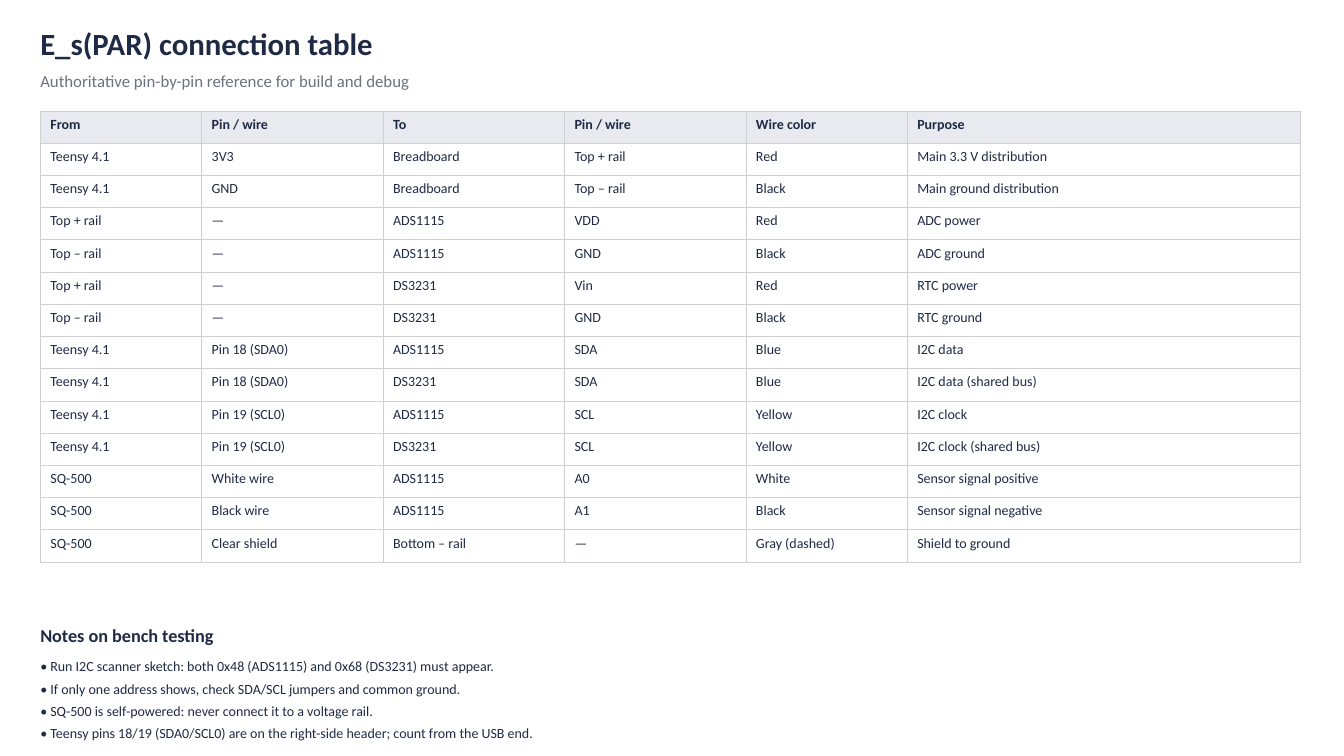
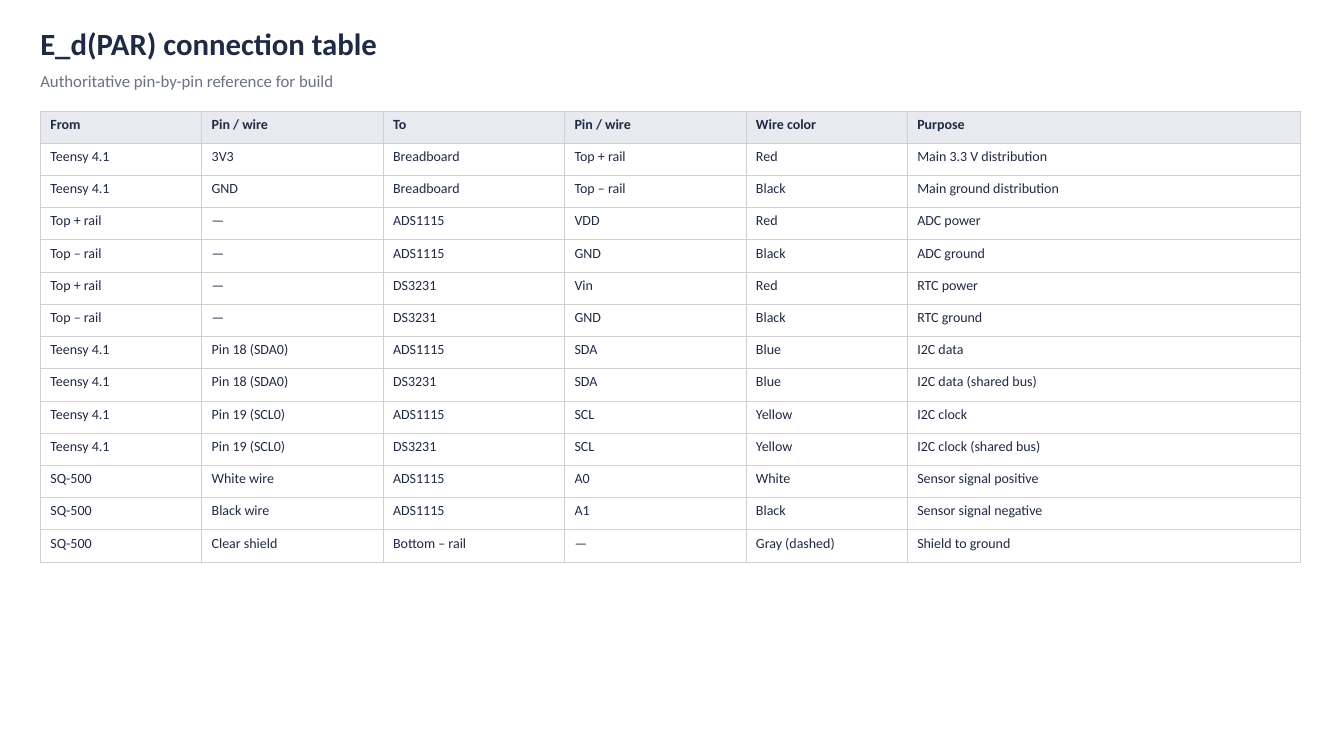
Before and after one commit to LoriAzniveBerberian/PARcast, a slide deck: slide 2 of prototyping/E_sPAR_schematic.pptx. Drawn at 1344x756 pixels with LibreOffice and Linux fonts; fonts in the diff are those of the drawing. Boxes give left, top, right and bottom in pixels: in the first picture for what was removed or moved away, otherwise in the second. Text is boxed around its words. In the diff, an @@ line names an element or a change of style, - is before the commit and + after.

```diff
--- a/prototyping/E_sPAR_schematic.pptx
+++ b/prototyping/E_sPAR_schematic.pptx
@@ text at <box>40,32,377,60</box>: text changed @@
-E_s(PAR) connection table
+E_d(PAR) connection table
@@ text at <box>40,75,333,90</box>: text changed @@
-Authoritative pin-by-pin reference for build and debug
+Authoritative pin-by-pin reference for build
@@ text removed at <box>40,629,213,645</box> @@
-Notes on bench testing
@@ text removed at <box>50,661,494,674</box> @@
-• Run I2C scanner sketch: both 0x48 (ADS1115) and 0x68 (DS3231) must appear.
@@ text removed at <box>50,684,460,697</box> @@
-• If only one address shows, check SDA/SCL jumpers and common ground.
@@ text removed at <box>50,706,373,719</box> @@
-• SQ-500 is self-powered: never connect it to a voltage rail.
@@ text removed at <box>50,728,533,741</box> @@
-• Teensy pins 18/19 (SDA0/SCL0) are on the right-side header; count from the USB end.
```
Also in this commit, not shown: 1 other slide changed, 18 other files.
